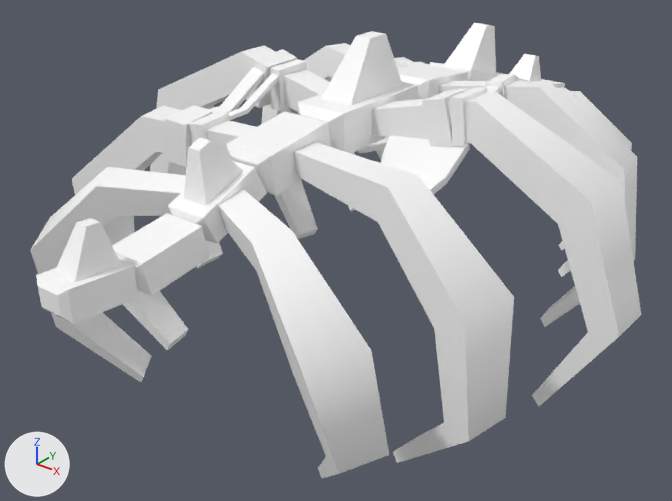
Before and after pictures for a commit that changed the glTF model assets/synty/simple_fantasy/models/SF_Bld_Goblin_Ribcage_01.glb.
Camera for both pictures: a camera (50 mm lens) standing at (0.222, -0.33, 0.226) and looking at (-0.006, -0.045, 0.049). Every picture has the same lights, and +X, +Y and +Z are marked at lower left.

The first picture shows 'SF_Bld_Goblin_Ribcage_01'.
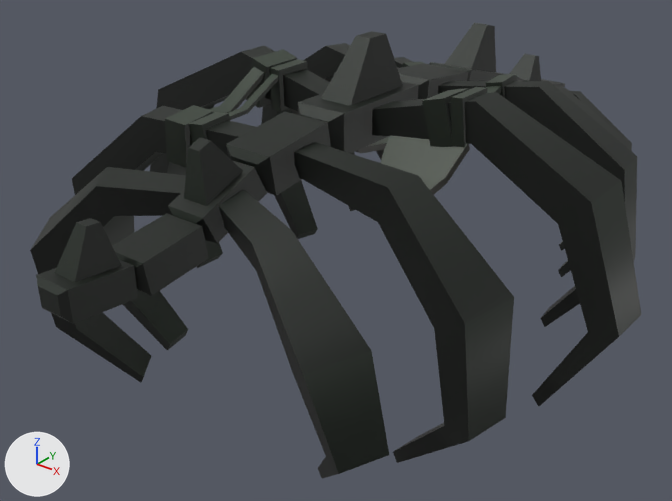
The change, as a list of edits to the scene's bpy script:
```text
Add img_undead_footman_01:
    img_undead_footman_01 = load_image('Undead_Footman_01', '_unpacked/Undead_Footman_01', 512, 512, 'sRGB')
Change mat_lambert2:
    remove mat_lambert2.base_color = (1.0, 1.0, 1.0)  # white #ffffff
    add mat_lambert2.texture = img_undead_footman_01
```

Location of each change, [x1, y1, x2, y2] in pixels of the pictures (672 x 501 px):
'SF_Bld_Goblin_Ribcage_01', surface changed (white to black)
    both: [30, 23, 641, 478]
